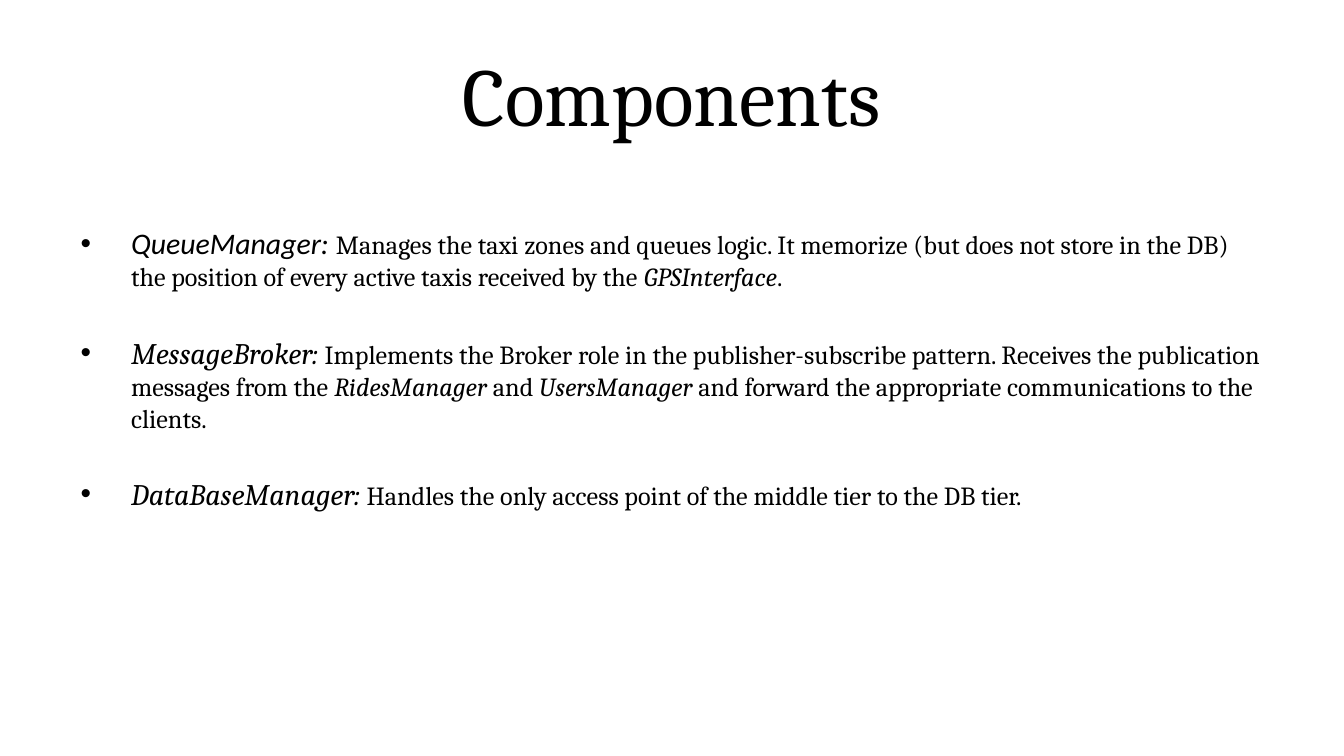
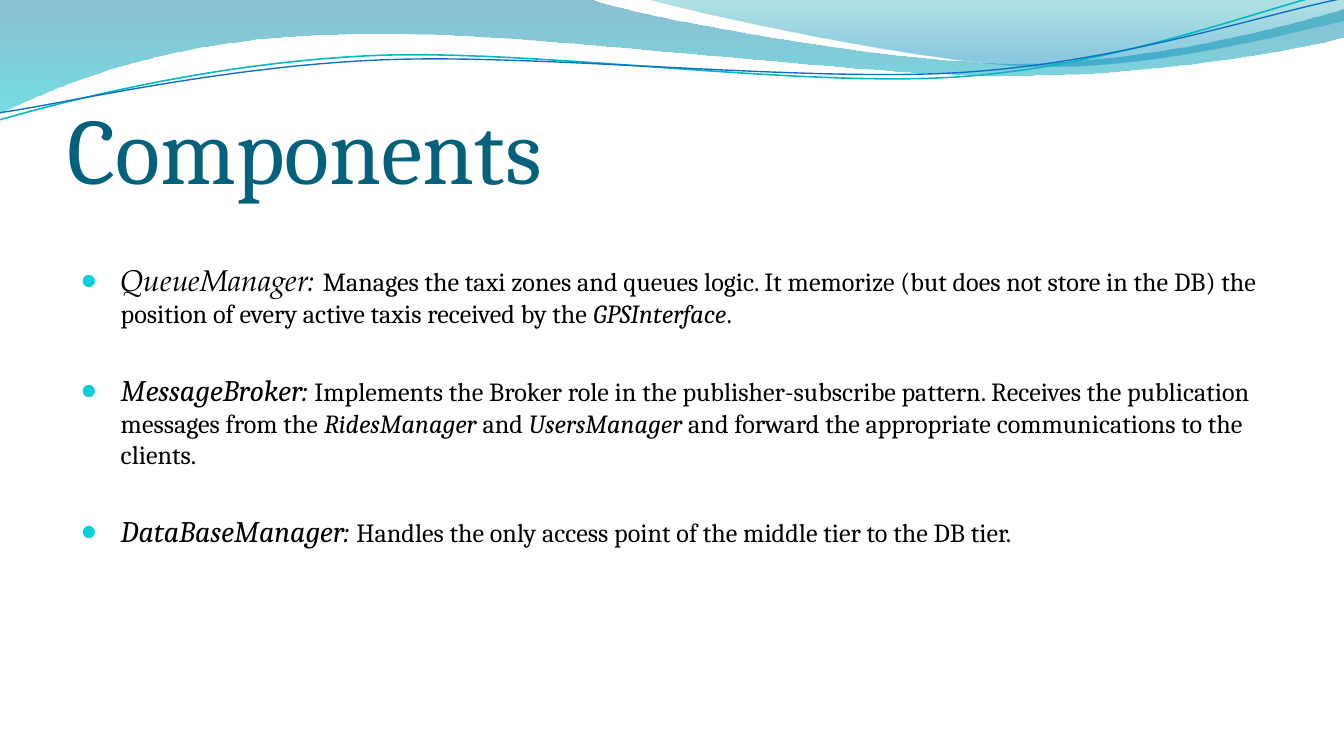
Before and after one commit to MarcoRomani/myTaxyService-SE2-PozziRomani, a slide deck: slide 2 of OtherStuff/DD all files/Components&Deployment.pptx. Drawn at 1344x756 pixels with LibreOffice and Linux fonts; fonts in the diff are those of the drawing; background and template pictures are left out. Boxes give left, top, right and bottom in pixels: in the first picture for what was removed or moved away, otherwise in the second. Text is boxed around its words. In the diff, an @@ line names an element or a change of style, - is before the commit and + after.

```diff
--- a/OtherStuff/DD all files/Components&Deployment.pptx
+++ b/OtherStuff/DD all files/Components&Deployment.pptx
@@ freeform shape added at [0,0,1344,113], fill gradient #0074A1 to #00C6CF @@
@@ freeform shape added at [0,0,1344,126], outline #0AB8BF 0.85 pt @@
@@ freeform shape added at [0,0,1344,120], outline #0F6FC6 0.75 pt @@
@@ freeform shape added at [644,0,1344,69], fill gradient #00A1A9 to #008BBF @@
@@ title "Components": place and size @@
-title "Components" at [463,70,881,144]
+title "Components" at [67,99,542,204]
@@ title "Components" at [67,99,542,204]: size 44 to 50 pt, text colour #000000 to #04617B; alignment centre to left; vertical alignment middle to bottom @@
@@ text "QueueManager: Manages the taxi zones ...": place and size @@
-text "QueueManager: Manages the taxi zones ..." at [131,234,1260,512]
+text "QueueManager: Manages the taxi zones ..." at [121,270,1256,549]
@@ text "QueueManager: Manages the taxi zones ..." at [121,270,1256,549]: font Calibri to TeX Gyre Pagella in "QueueManager:"; bullet • to ● @@
```
Also in this commit, not shown: 6 other slides changed, 1 other file.
